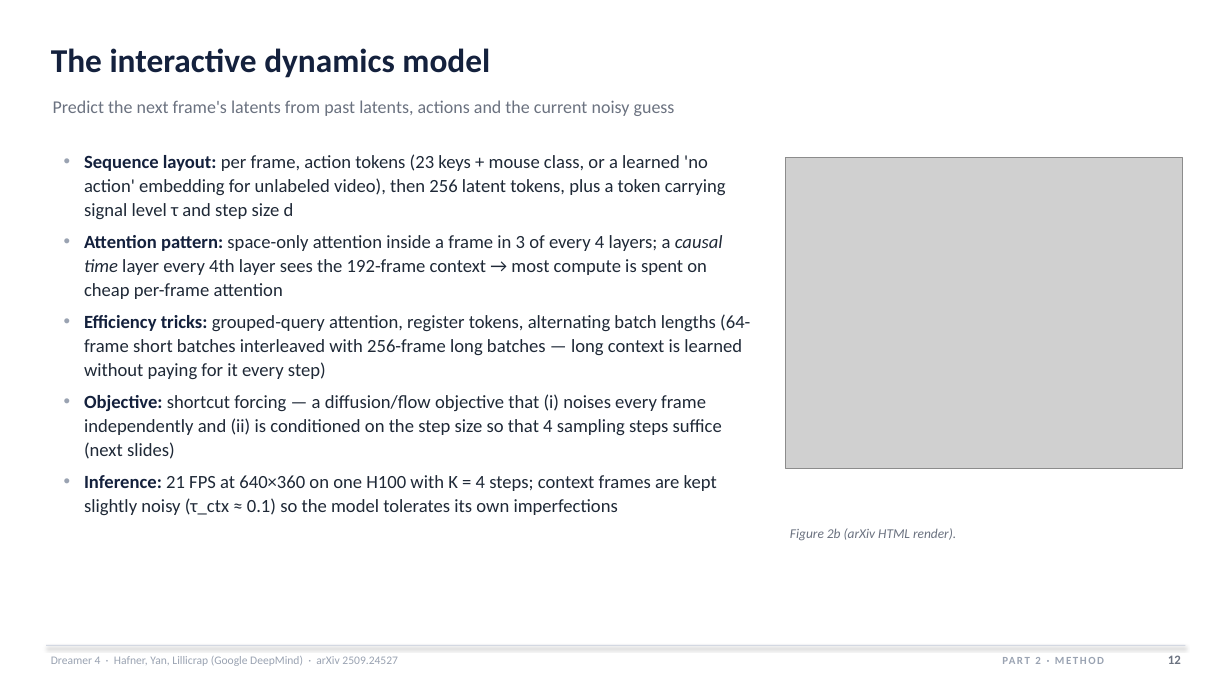
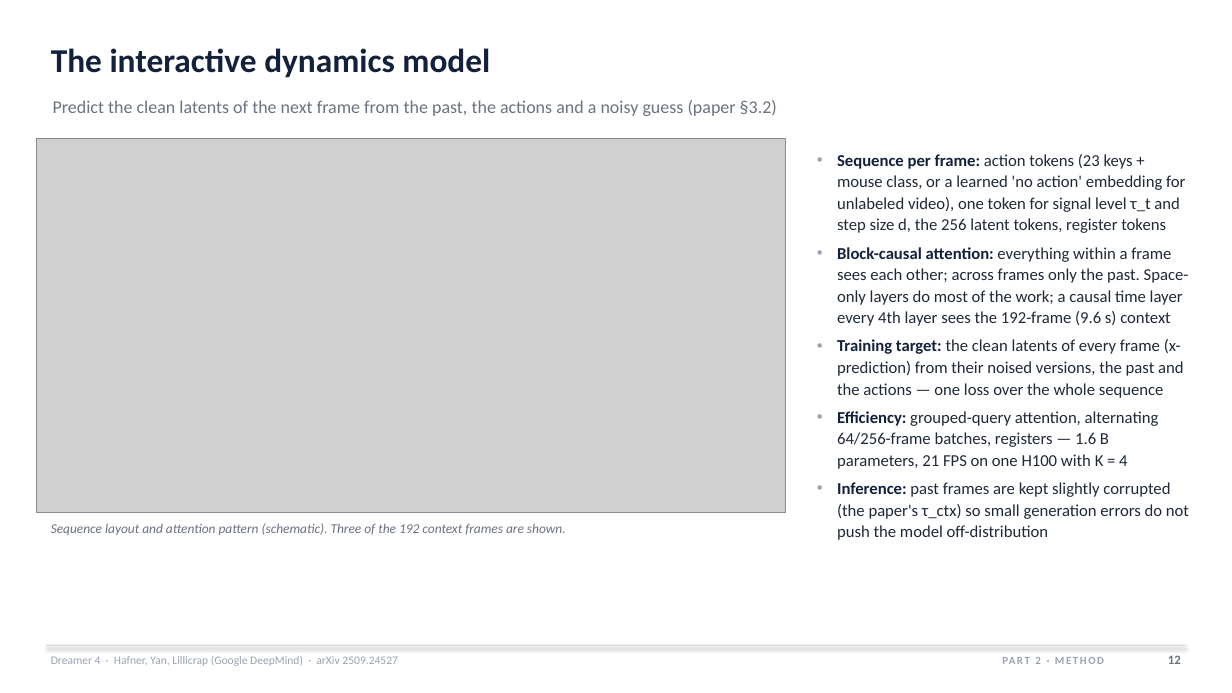
Before and after one commit to HarmannBitte/Dreamer-4, a slide deck: slide 12 of presentation/Dreamer4_Deep_Dive.pptx. Drawn at 1232x693 pixels with LibreOffice and Linux fonts; fonts in the diff are those of the drawing; grey boxes stand for pictures. Boxes give left, top, right and bottom in pixels: in the first picture for what was removed or moved away, otherwise in the second. Text is boxed around its words. In the diff, an @@ line names an element or a change of style, - is before the commit and + after.

Commit message:
Presentation: three-slide method primer (flow matching, diffusion forcing, shortcut models) + schematic tokenizer/dynamics slides with diagrams (41 slides); PDF re-rendered

```diff
--- a/presentation/Dreamer4_Deep_Dive.pptx
+++ b/presentation/Dreamer4_Deep_Dive.pptx
@@ text at [53,100,777,116]: text changed @@
-Predict the next frame's latents from past latents, actions and the current noisy guess
+Predict the clean latents of the next frame from the past, the actions and a noisy guess (paper §3.2)
@@ picture added at [37,139,786,513] @@
@@ text removed at [84,154,750,515] @@
-• Sequence layout: per frame, action tokens (23 keys + mouse class, or a learned 'no action' embedding for unlabeled video), then 256 latent tokens, plus a token carrying signal level τ and step size d
-• Attention pattern: space-only attention inside a frame in 3 of every 4 layers; a causal time layer every 4th layer sees the 192-frame context → most compute is spent on cheap per-frame attention
-• Efficiency tricks: grouped-query attention, register tokens, alternating batch lengths (64-frame short batches interleaved with 256-frame long batches — long context is learned without paying for it every step)
-• Objective: shortcut forcing — a diffusion/flow objective that (i) noises every frame independently and (ii) is conditioned on the step size so that 4 sampling steps suffice (next slides)
-• Inference: 21 FPS at 640×360 on one H100 with K = 4 steps; context frames are kept slightly noisy (τ_ctx ≈ 0.1) so the model tolerates its own imperfections
@@ picture removed at [786,157,1183,469] @@
@@ text added at [837,154,1189,540], 13 pt, text #1F2937 @@
+• Sequence per frame: action tokens (23 keys + mouse class, or a learned 'no action' embedding for unlabeled video), one token for signal level τ_t and step size d, the 256 latent tokens, register tokens
+• Block-causal attention: everything within a frame sees each other; across frames only the past. Space-only layers do most of the work; a causal time layer every 4th layer sees the 192-frame (9.6 s) context
+• Training target: the clean latents of every frame (x-prediction) from their noised versions, the past and the actions — one loss over the whole sequence
+• Efficiency: grouped-query attention, alternating 64/256-frame batches, registers — 1.6 B parameters, 21 FPS on one H100 with K = 4
+• Inference: past frames are kept slightly corrupted (the paper's τ_ctx) so small generation errors do not push the model off-distribution
@@ text added at [51,523,566,535], 10.5 pt, text #6B7280, italic @@
+Sequence layout and attention pattern (schematic). Three of the 192 context frames are shown.
@@ text removed at [790,528,956,541] @@
-Figure 2b (arXiv HTML render).
```
Also in this commit, not shown: 28 other slides changed, 2 slides added, 7 other files.
